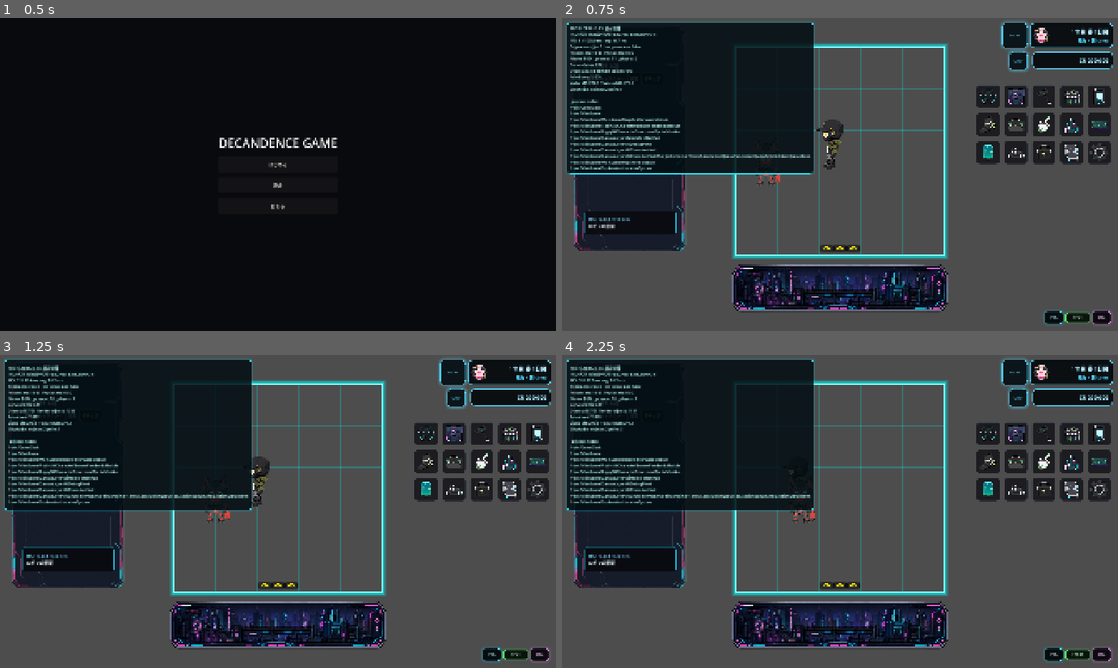
Above: before the commit, frames 1-4 (two rows, left to right).
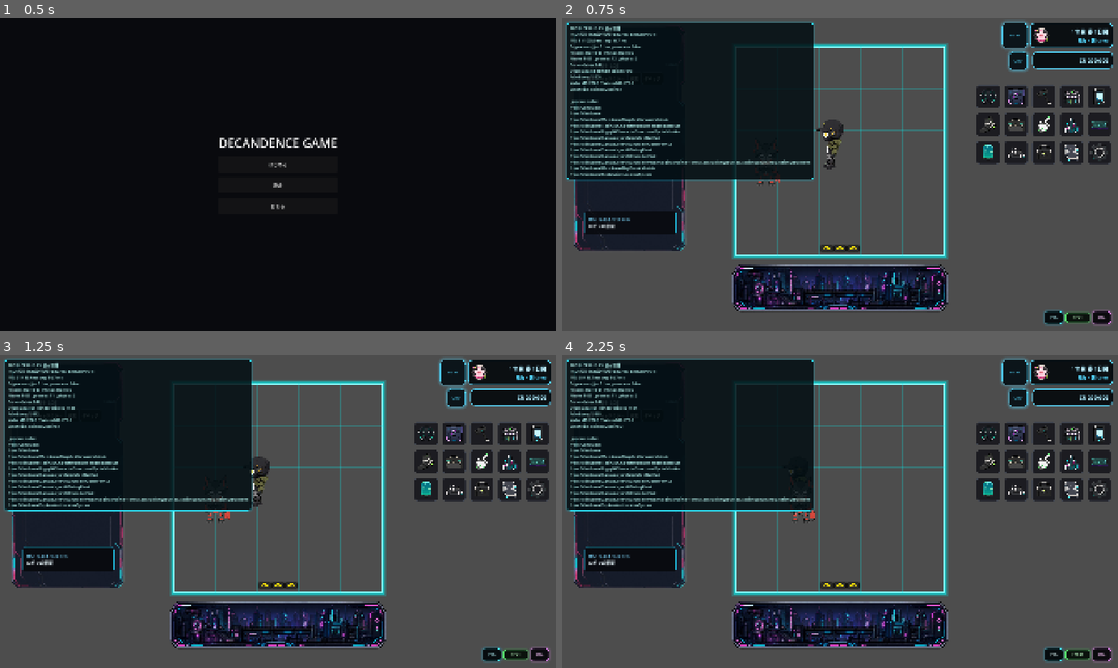
Above: after the commit, the same moments.

Repository: grimoire1089-coder/optimistic
Game: Godot game, scene res://Scenes/Boot/TitleScene.tscn
Two runs of this game, one before a commit and one after it. Both use one fixed random seed, a clock stepped at 60 frames per second and the inputs below. Sound files missing from this copy of the repository are replaced by a short silence.
Inputs:
- Up to frame 1 (0.5 s): no input
- Up to frame 2 (0.75 s): click "はじめる" at 0.5 s
- Up to frame 3 (1.25 s): no input
- Up to frame 4 (2.25 s): click "POS" at 1.25 s; click "POS-" at 2 s

Frame 1 is identical in both runs. In frame 2, 1.8% of the frame differs, in the area x 0-46%, y 12-53%; in frame 3, 5.2%; in frame 4, 5.2%, in the area x 0-46%, y 2-50%.

Commit message:
Add AI observer HUD to main scene

Diff:
--- a/Scenes/Main/MainScene.tscn
+++ b/Scenes/Main/MainScene.tscn
@@ -51,6 +51,7 @@
 [ext_resource type="PackedScene" path="res://Scenes/Characters/Zippy/ZippyActor.tscn" id="48_zippy_actor"]
 [ext_resource type="PackedScene" path="res://Scenes/UI/Debug/AIPositionDebugToggle.tscn" id="49_position_debug_toggle"]
 [ext_resource type="Script" path="res://Scripts/Scenes/Main/Modules/MainSceneInitialEncyclopediaRegistrationModule.gd" id="50_initial_encyclopedia_registration"]
+[ext_resource type="Script" path="res://Scripts/UI/Debug/AICharacterObserverHud.gd" id="51_ai_observer_hud"]
 
 [sub_resource type="Environment" id="Environment_ctt6t"]
 glow_enabled = true
@@ -137,6 +138,9 @@
 
 [node name="SimpleProfilerHud" type="Control" parent="CanvasLayer"]
 script = ExtResource("33_profiler_hud")
+
+[node name="AICharacterObserverHud" type="Control" parent="CanvasLayer"]
+script = ExtResource("51_ai_observer_hud")
 
 [node name="MessageLogPanel" parent="CanvasLayer" unique_id=2086590989 instance=ExtResource("17_message_log")]
 
